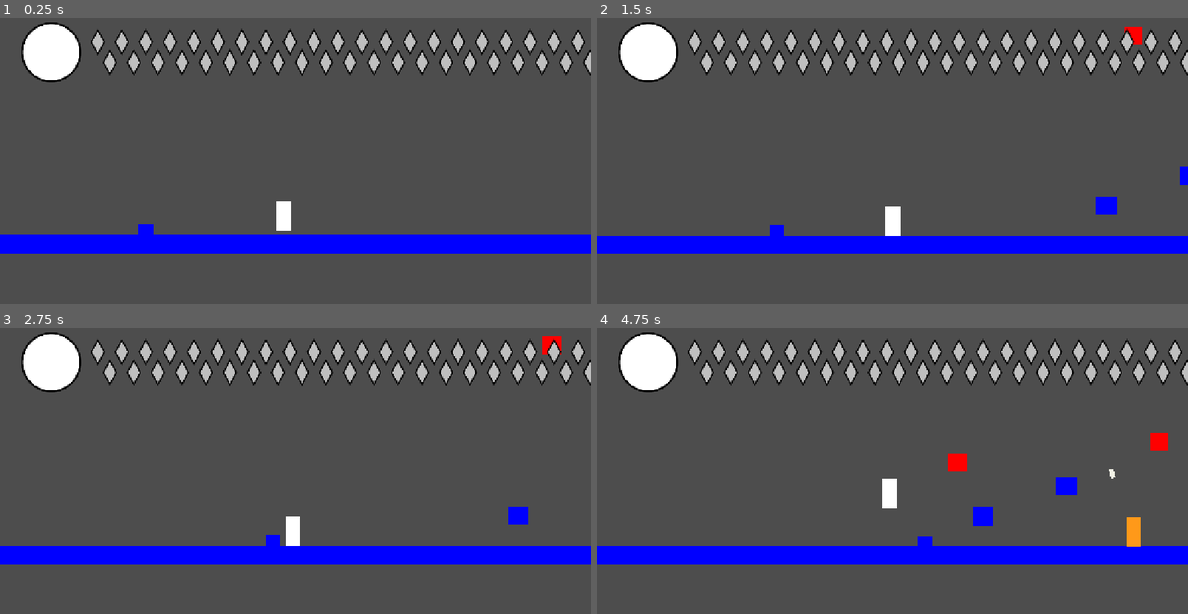
Above: before the commit, frames 1-4 (two rows, left to right).
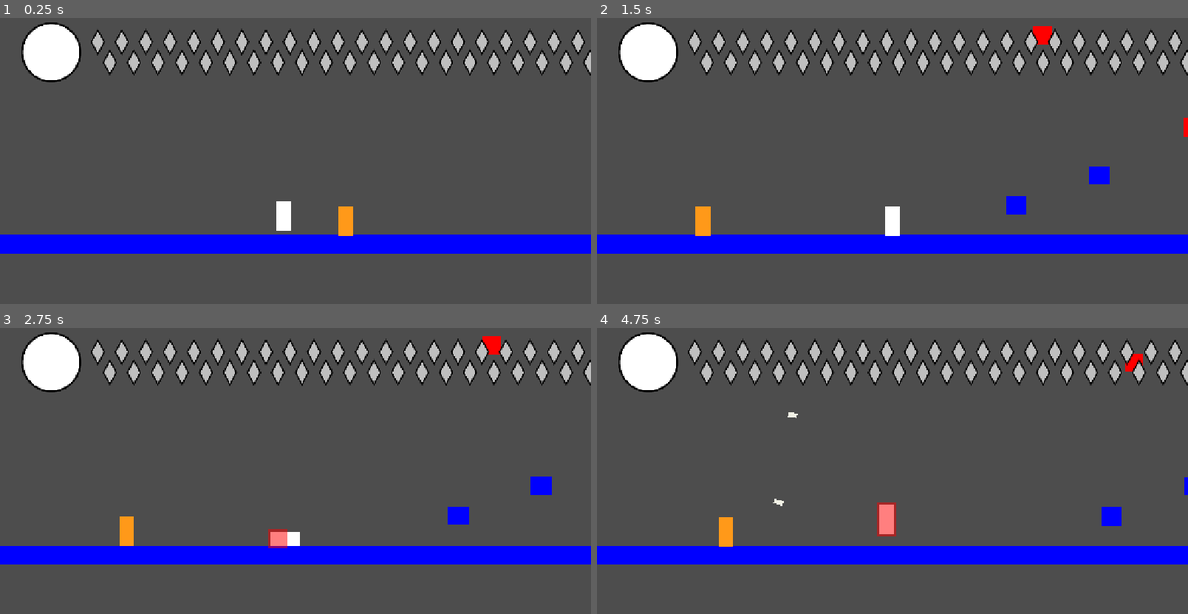
Above: after the commit, the same moments.

Repository: autonomouscrow/color-game
Game: Godot game, scene res://Scenes/Main.tscn
Same seed, same stepped clock (60 frames per second), same inputs: the game is played once before the commit and once after it.
Inputs:
- Up to frame 1 (0.25 s): no input
- Up to frame 2 (1.5 s): hold Z (crisis) 0.53-1.28 s; hold Right (move_right) from 0.53 s (still down); tap A (jump) at 0.77, 1.07 s; tap D (dash) at 0.8, 1.35 s
- Up to frame 3 (2.75 s): tap A (jump) at 1.52, 1.82 s; tap S (punch) at 1.55 s; release Right (move_right) at 2.03 s; hold Left (move_left) from 2.03 s (still down); hold S (punch) from 2.03 s (still down); tap C (slide) at 2.3 s
- Up to frame 4 (4.75 s): release Left (move_left) at 2.78 s; release S (punch) at 2.78 s; hold Right (move_right) 2.78-4.28 s; tap C (slide) at 2.85 s; tap A (jump) at 3.02, 3.05, 3.32, 4.52 s; hold A (jump) 3.53-4.28 s; tap Z (crisis) at 3.8, 4.35 s; hold Left (move_left) from 4.28 s (still down); tap D (dash) at 4.55 s

The runs differ from the first frame. In frame 1, 0.4% of the frame differs, in the area x 23-60%, y 65-77%; in frame 2, 1.9%; in frame 3, 1.6%; in frame 4, 2.5%, in the area x 20-100%, y 9-77%.

Commit message:
reworked dash

Diff:
--- a/Scenes/Main.tscn
+++ b/Scenes/Main.tscn
@@ -44,7 +44,4 @@
 position = Vector2(1536, 79)
 
 [node name="PaperAirplaneThrower" parent="." unique_id=499016071 instance=ExtResource("7_jw32o")]
-position = Vector2(1797, 448)
-
-[node name="SlidyBoi" parent="." unique_id=1609698959 instance=ExtResource("8_50glp")]
-position = Vector2(305, 440)
+position = Vector2(734, 457)
--- /dev/null
+++ b/Scenes/Prefabs/DashAttack.tscn
@@ -0,0 +1,23 @@
+[gd_scene load_steps=3 format=3]
+
+[ext_resource type="Script" path="res://Scripts/Attack.gd" id="1_attack"]
+
+[sub_resource type="RectangleShape2D" id="RectangleShape2D_dash"]
+size = Vector2(42, 74)
+
+[node name="DashAttack" type="Area2D"]
+script = ExtResource("1_attack")
+damage = 20.0
+timed = false
+
+[node name="Hitbox" type="CollisionShape2D" parent="."]
+shape = SubResource("RectangleShape2D_dash")
+debug_color = Color(1, 0, 0, 0.4)
+
+[node name="Color" type="ColorRect" parent="."]
+offset_left = -21.0
+offset_top = -37.0
+offset_right = 21.0
+offset_bottom = 37.0
+mouse_filter = 2
+color = Color(1, 0, 0, 0.5)
--- a/Scenes/Prefabs/PaperAirplaneThrower.tscn
+++ b/Scenes/Prefabs/PaperAirplaneThrower.tscn
@@ -16,6 +16,7 @@
 
 [node name="PaperAirplaneThrower" type="CharacterBody2D" unique_id=499016071 groups=["enemy"]]
 script = ExtResource("1_thrower")
+max_health = 50
 
 [node name="Body" type="CollisionShape2D" parent="." unique_id=1221422424]
 shape = SubResource("RectangleShape2D_thrower")
--- a/Scripts/Hue.gd
+++ b/Scripts/Hue.gd
@@ -4,9 +4,16 @@
 @export var speed := 300.0
 
 @export_group("Dash")
-@export var dash_speed := 600.0
-@export var dash_slowdown_time := 0.2
-@export var dash_turn_time := 0.3
+## Horizontal speed for the whole dash; vertical speed stays at zero
+@export var dash_speed := 1200.0
+## Horizontal speed kept after the dash ends while D is still held, on the ground and in the air
+@export var dash_run_speed := 600.0
+## Seconds a dash lasts; it can't be cancelled, and Hue has i-frames and passes through enemies the whole time
+@export var dash_time := 0.2
+## Seconds from the start of one dash until D can dash again
+@export var dash_cooldown := 1
+## Seconds to ease down to walking speed when D is released after a dash with an arrow held
+@export var dash_release_time := 0.2
 
 @export_group("Slide")
 @export var slide_friction := 200.0
@@ -30,6 +37,8 @@
 @export var jump_buffer_time := 0.1
 ## Seconds to unsquish when jumping out of a slide with A
 @export var slide_jump_unsquish_time := 0.05
+## Seconds for leftover slide speed above walking speed to ease off after jumping out of a slide
+@export var slide_jump_slowdown_time := 0.2
 
 @export_group("Slam")
 ## Downward speed of the mid-air C slam
@@ -66,7 +75,7 @@
 @export_group("Punch Attack")
 @export var punch_scene: PackedScene = preload("res://Scenes/Prefabs/PunchAttack.tscn")
 ## Full size of the punch hitbox
-@export var punch_size := Vector2(53, 48)
+@export var punch_size := Vector2(100, 50)
 ## Where the punch starts when facing right: x is the edge nearest Hue, y is the punch's vertical center (mirrored when facing left)
 @export var punch_offset := Vector2(12, -3)
 ## Seconds for the punch to extend out to full size
@@ -80,7 +89,7 @@
 @export_group("Uppercut Attack")
 @export var uppercut_scene: PackedScene = preload("res://Scenes/Prefabs/UppercutAttack.tscn")
 ## Full size of the uppercut hitbox; it sits centered on top of Hue and extends upward
-@export var uppercut_size := Vector2(53, 48)
+@export var uppercut_size := Vector2(65, 80)
 ## Seconds for the uppercut to extend up to full size
 @export var uppercut_extend_time := 0.05
 ## Seconds the uppercut stays at full size before disappearing
@@ -105,8 +114,15 @@
 @export_group("Dive Attack")
 @export var dive_hitbox_scene: PackedScene = preload("res://Scenes/Prefabs/DiveAttack.tscn")
 ## Side length of the square dive hitbox, which is turned 45 degrees and centered on Hue's lower front corner
-@export var dive_hitbox_size := 32.0
+@export var dive_hitbox_size := 45.0
 @export var dive_damage := 20.0
+
+@export_group("Dash Attack")
+@export var dash_hitbox_scene: PackedScene = preload("res://Scenes/Prefabs/DashAttack.tscn")
+## Pixels the dash hitbox reaches past Hue on every side
+@export var dash_hitbox_margin := 5.0
+## Damage to each enemy in the dash's path, once per enemy per dash
+@export var dash_damage := 20.0
 
 @export_group("Display")
 ## Color the true hitbox is drawn in, underneath the white color rectangle
@@ -141,8 +157,17 @@
 @onready var color_rect: ColorRect = $Color
 
 var dashing := false
-var dash_locked := false
 var dash_direction := 1.0
+var dash_timer := 0.0
+var dash_cooldown_timer := 0.0
+var dash_hitbox: Node2D
+## Enemies Hue stopped colliding with for the current dash, so they can be restored when it ends
+var dash_passed_enemies: Array[PhysicsBody2D] = []
+## True while D is still held after a dash ends: Hue runs at dash_run_speed, with gravity and collisions back as usual
+var dash_carrying := false
+## True while extra speed eases down to walking speed, after a dash or after jumping out of a slide
+var speed_easing := false
+var speed_ease_rate := 0.0
 var sliding := false:
 	set(value):
 		sliding = value
@@ -219,8 +244,7 @@
 		else:
 			_punch()
 	var dash_held := Input.is_action_pressed("dash")
-	if not dash_held:
-		dash_locked = false
+	dash_cooldown_timer -= delta
 
 	var crisis_held := Input.is_action_pressed("crisis")
 	if not crisis_held:
@@ -229,9 +253,10 @@
 	if in_crisis and (not crisis_held or other_input or not is_on_floor()):
 		# Any other input breaks out of the crisis and then does its normal thing below
 		_end_crisis()
-	elif not in_crisis and crisis_held and not crisis_locked and not other_input and is_on_floor() and not sliding and not slamming and squish == 0:
+	elif not in_crisis and crisis_held and not crisis_locked and not other_input and is_on_floor() and not sliding and not slamming and not dashing and squish == 0:
 		in_crisis = true
-		dashing = false
+		dash_carrying = false
+		speed_easing = false
 		crisis_time = 0.0
 		crisis_mp_interval = crisis_first_mp_time
 		crisis_next_mp_time = crisis_first_mp_time
@@ -246,6 +271,12 @@
 	elif crisis_shrink > 0:
 		crisis_shrink = move_toward(crisis_shrink, 0, delta / crisis_shrink_time)
 		_apply_squish()
+
+	if Input.is_action_just_pressed("dash") and not dashing and dash_cooldown_timer <= 0:
+		_start_dash(direction)
+	if dashing:
+		_dash(direction, delta)
+		return
 
 	if is_on_floor():
 		coyote_timer = coyote_time
@@ -286,7 +317,7 @@
 		# A buffered press jumps as soon as Hue is on the floor, or just walked off it
 		if jump_buffer_timer > 0 and coyote_timer > 0 and not slamming:
 			if sliding:
-				_jump_out_of_slide(dash_held)
+				_jump_out_of_slide()
 			velocity.y = -jump_velocity
 			jump_buffer_timer = 0
 			coyote_timer = 0
@@ -304,7 +335,6 @@
 					_start_slide(slide_squish_time)
 			elif not slamming:
 				slamming = true
-				dashing = false
 				velocity.y = slam_speed
 				# Straight down is a slam; with sideways speed it's a dive
 				if velocity.x == 0:
@@ -330,29 +360,17 @@
 			move_and_slide()
 			return
 
-		# Start a dash, or snap back to full dash speed if D is pressed again mid-slowdown
-		if dash_held and direction != 0 and not dashing and not dash_locked:
-			dashing = true
-			dash_direction = direction
-			velocity.x = dash_direction * dash_speed
-		elif Input.is_action_just_pressed("dash") and dashing:
-			if direction != 0:
-				dash_direction = direction
-			velocity.x = dash_direction * dash_speed
-
-		if dashing and dash_held and not dash_locked:
-			# Keep dashing with no arrows held; pressing the other way turns around over dash_turn_time
-			var target_direction := direction if direction != 0 else dash_direction
-			velocity.x = move_toward(velocity.x, target_direction * dash_speed, 2 * dash_speed / dash_turn_time * delta)
-			if signf(velocity.x) == target_direction:
-				dash_direction = target_direction
-		elif dashing:
-			# D released: slow to walking speed, or to a stop if no arrows are held, over dash_slowdown_time
+		if dash_carrying and not dash_held:
+			dash_carrying = false
+			_ease_from_dash(direction)
+		if dash_carrying:
+			velocity.x = dash_direction * dash_run_speed
+		elif speed_easing:
+			# Extra speed eases down to walking speed, or to a stop if no arrows are held
 			var target_speed := direction * speed
-			var slowdown_rate := (dash_speed - absf(target_speed)) / dash_slowdown_time
-			velocity.x = move_toward(velocity.x, target_speed, slowdown_rate * delta)
+			velocity.x = move_toward(velocity.x, target_speed, speed_ease_rate * delta)
 			if velocity.x == target_speed:
-				dashing = false
+				speed_easing = false
 		else:
 			velocity.x = direction * speed
 	move_and_slide()
@@ -395,15 +413,77 @@
 	squatting = false
 	squat_timer = 0.0
 	squat_amount = 0.0
+	speed_easing = false
+	dash_carrying = false
+
+func _jump_out_of_slide() -> void:
+	sliding = false
+	# Leftover slide speed above walking speed eases off over slide_jump_slowdown_time
+	if absf(velocity.x) > speed:
+		speed_easing = true
+		speed_ease_rate = absf(velocity.x) / slide_jump_slowdown_time
+
+## With an arrow held, eases from the current speed down to walking speed over dash_release_time; otherwise Hue just stops
+func _ease_from_dash(direction: float) -> void:
+	if direction == 0:
+		return
+	speed_easing = true
+	speed_ease_rate = absf(velocity.x - direction * speed) / dash_release_time
+
+func _start_dash(direction: float) -> void:
+	dashing = true
+	dash_timer = dash_time
+	dash_cooldown_timer = dash_cooldown
+	dash_direction = direction if direction != 0 else facing
+	facing = dash_direction
+	# A dash cuts off a slide, squat or slam (their hitboxes go with them) and any knockback
+	sliding = false
+	slamming = false
+	squatting = false
+	squat_amount = 0.0
+	speed_easing = false
+	dash_carrying = false
+	knockback = Vector2.ZERO
+	jump_buffer_timer = 0
+	# Pass through enemies both ways: Hue doesn't bump into them, and they don't bump into Hue
+	for node in get_tree().get_nodes_in_group("enemy"):
+		if node is PhysicsBody2D:
+			add_collision_exception_with(node)
+			node.add_collision_exception_with(self)
+			dash_passed_enemies.append(node)
+	_remove_hitbox(dash_hitbox)
+	dash_hitbox = dash_hitbox_scene.instantiate()
+	dash_hitbox.damage = dash_damage
+	add_child(dash_hitbox)
+	_update_attack_hitboxes()
+
+func _dash(direction: float, delta: float) -> void:
+	# Straight across at dash speed with no gravity, until dash_time runs out
+	velocity = Vector2(dash_direction * dash_speed, 0)
+	if squish > 0:
+		squish = move_toward(squish, 0, delta / slide_jump_unsquish_time)
+		_apply_squish()
+	move_and_slide()
+	_update_attack_hitboxes()
+	dash_timer -= delta
+	if dash_timer <= 0:
+		_end_dash(direction)
+
+func _end_dash(direction: float) -> void:
 	dashing = false
-
-func _jump_out_of_slide(dash_held: bool) -> void:
-	sliding = false
-	# Leftover slide speed above walking speed eases off like the end of a dash; D held through the slide doesn't dash
-	if absf(velocity.x) > speed:
-		dashing = true
-		dash_direction = signf(velocity.x)
-		dash_locked = dash_held
+	velocity.y = 0
+	# Holding D keeps running at dash_run_speed after the dash; letting go with an arrow held eases down to walking speed
+	if Input.is_action_pressed("dash"):
+		dash_carrying = true
+		velocity.x = dash_direction * dash_run_speed
+	else:
+		_ease_from_dash(direction)
+	_remove_hitbox(dash_hitbox)
+	for node in dash_passed_enemies:
+		if is_instance_valid(node):
+			remove_collision_exception_with(node)
+			node.remove_collision_exception_with(self)
+	dash_passed_enemies.clear()
 
 func _slide(direction: float, delta: float) -> void:
 	if squatting:
@@ -439,8 +519,6 @@
 		squish = move_toward(squish, 0, delta / slide_squish_time)
 		if velocity.x == 0 and squish == 0:
 			sliding = false
-			# D held through the slide doesn't dash on getting up; it has to be pressed again
-			dash_locked = Input.is_action_pressed("dash")
 	else:
 		velocity.x = move_toward(velocity.x, slide_direction * slide_lowest_speed, slide_friction * delta)
 		squish = move_toward(squish, 1, delta / slide_squish_duration)
@@ -482,6 +560,10 @@
 			var bottom_size := Vector2(size.x, size.y * slam_hitbox_fraction) + Vector2.ONE * slam_hitbox_margin * 2
 			var bottom := hitbox.position.y + size.y / 2 + slam_hitbox_margin
 			slam_hitbox.set_rect(Rect2(hitbox.position.x - bottom_size.x / 2, bottom - bottom_size.y, bottom_size.x, bottom_size.y))
+	# Dash hitbox: all of Hue plus the margin, for the whole dash
+	if is_instance_valid(dash_hitbox):
+		var dash_size := size + Vector2.ONE * dash_hitbox_margin * 2
+		dash_hitbox.set_rect(Rect2(hitbox.position - dash_size / 2, dash_size))
 	# Dive hitbox: a turned square centered on Hue's lower front corner
 	if is_instance_valid(dive_hitbox):
 		dive_hitbox.position = hitbox.position + Vector2(dive_direction * size.x / 2, size.y / 2)
@@ -562,7 +644,14 @@
 		debug_mp_timer = debug_mp_interval
 
 func SetKnockback(force: Vector2) -> void:
+	# I-frames: dashing ignores knockback and damage
+	if dashing:
+		return
+	dash_carrying = false
+	speed_easing = false
 	knockback = force
 
 func GetDamaged(damage: int) -> void:
+	if dashing:
+		return
 	health -= damage
--- a/Scripts/paper_airplane.gd
+++ b/Scripts/paper_airplane.gd
@@ -107,6 +107,7 @@
 
 func _ready() -> void:
 	body_entered.connect(_on_body_entered)
+	area_entered.connect(_on_area_entered)
 
 ## Builds a random flight that passes through target; call after the plane is added and positioned
 func launch(target: Vector2) -> void:
@@ -342,3 +343,8 @@
 		body.GetDamaged(damage)
 	# Hitting Hue or anything else (walls, floor) stops the plane
 	queue_free()
+
+## Any of Hue's attack hitboxes (punch, uppercut, slide, slam, dive) destroys the plane
+func _on_area_entered(area: Area2D) -> void:
+	if area is Attack:
+		queue_free()
